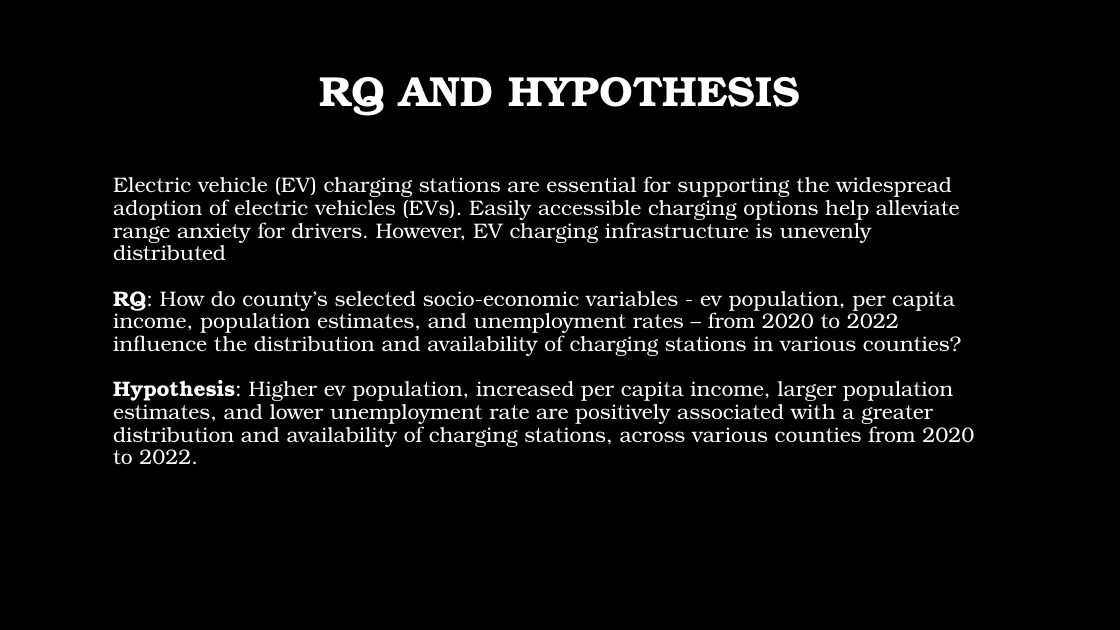
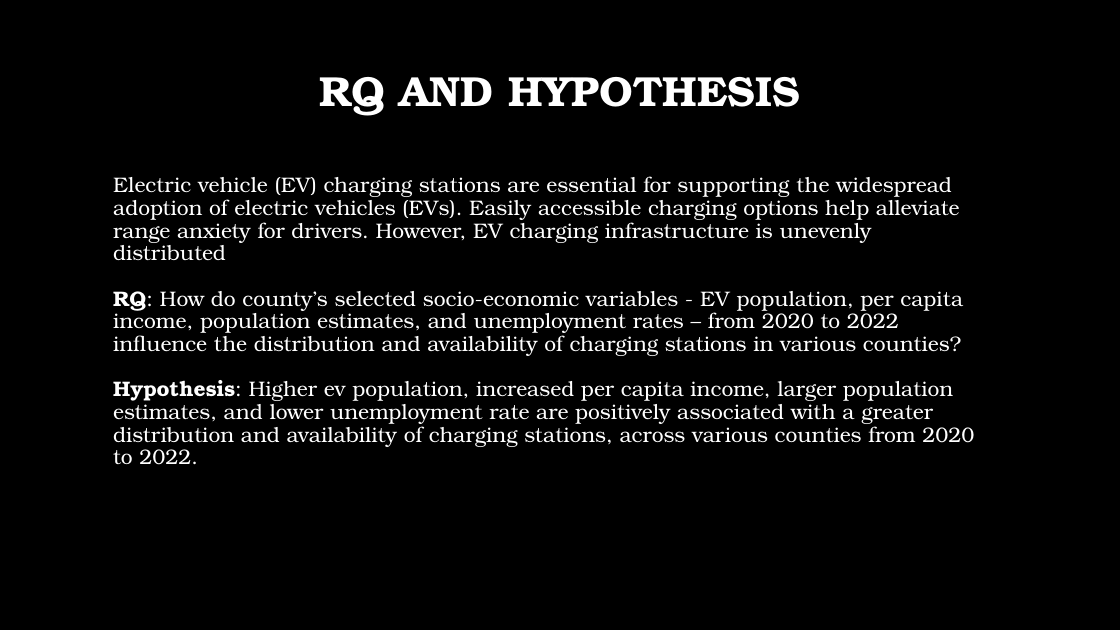
Before and after one commit to Pradhi99/ProjectEV, a slide deck: slide 4 of Electric Vehicles ppt Fall 2024.pptx (slide 5 before the commit). Drawn at 1120x630 pixels with LibreOffice and Linux fonts; fonts in the diff are those of the drawing; background and template pictures are left out. Boxes give left, top, right and bottom in pixels: in the first picture for what was removed or moved away, otherwise in the second. Text is boxed around its words. In the diff, an @@ line names an element or a change of style, - is before the commit and + after.

```diff
--- a/Electric Vehicles ppt Fall 2024.pptx
+++ b/Electric Vehicles ppt Fall 2024.pptx
@@ text at box(113, 291, 963, 356): text changed @@
-RQ: How do county’s selected socio-economic variables - ev population, per capita income, population estimates, and unemployment rates – from 2020 to 2022 influence the distribution and availability of charging stations in various counties?
+RQ: How do county’s selected socio-economic variables - EV population, per capita income, population estimates, and unemployment rates – from 2020 to 2022 influence the distribution and availability of charging stations in various counties?
```
Also in this commit, not shown: 3 other slides changed, 2 slides removed.
